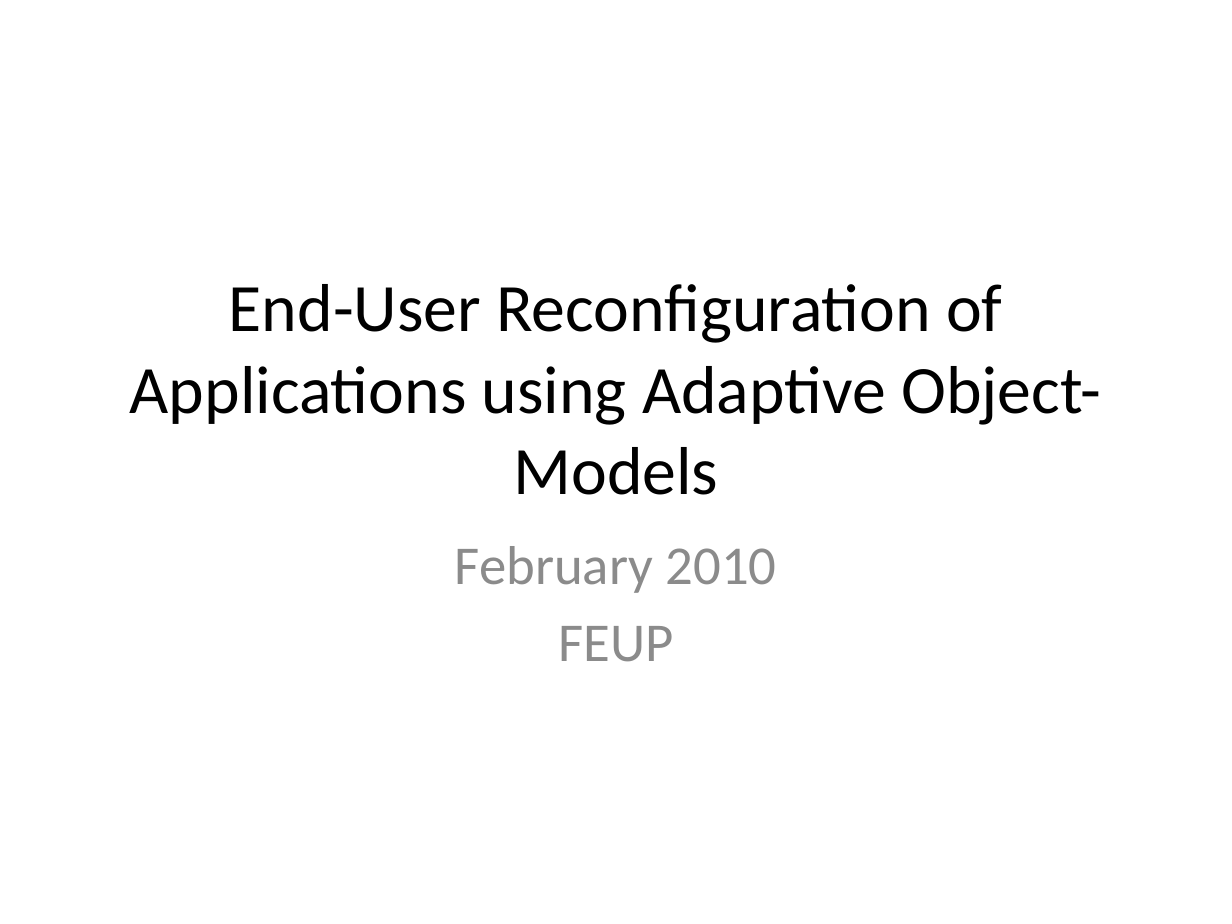
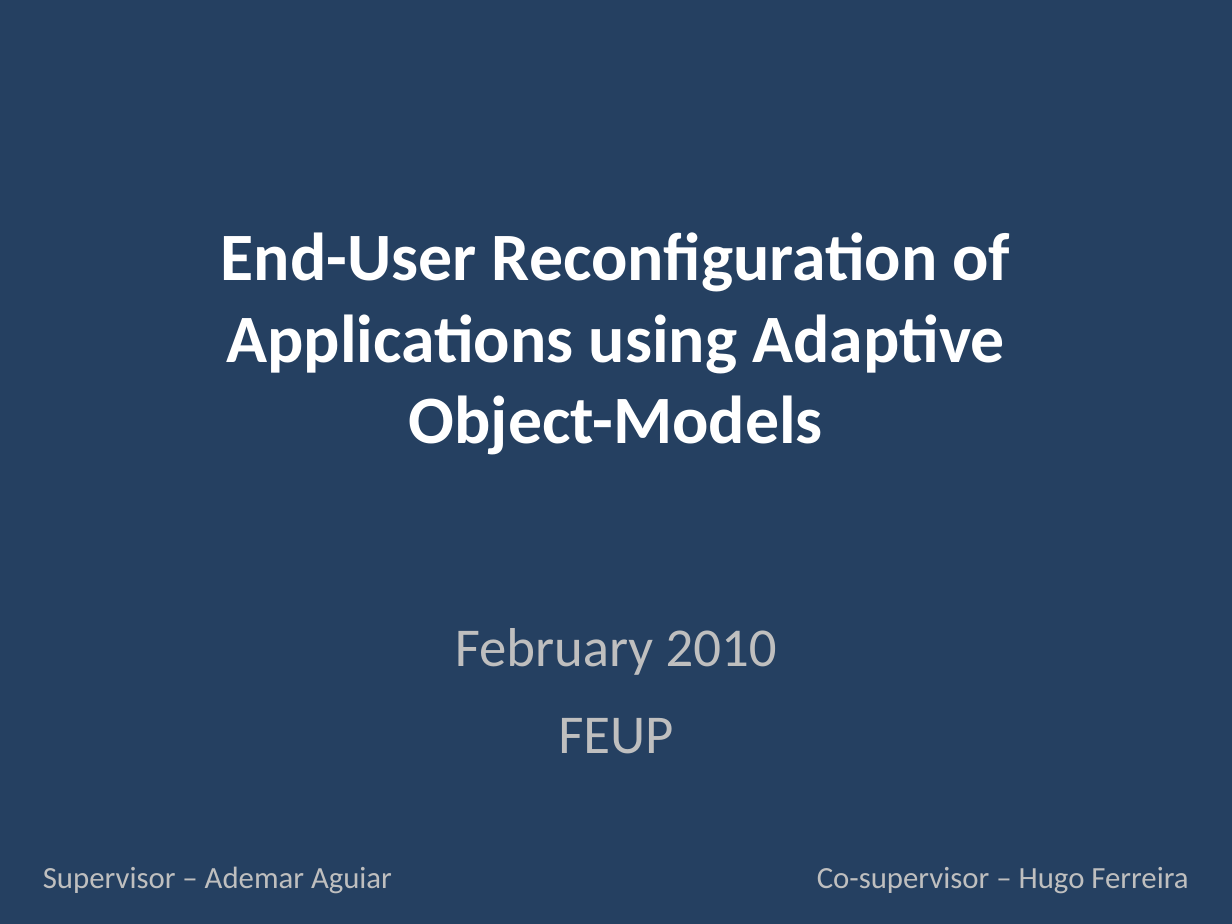
Before and after one commit to jgradim/thesis, a slide deck: slide 1 of presentations/pdis1.pptx. Drawn at 1232x924 pixels with LibreOffice and Linux fonts; fonts in the diff are those of the drawing. Boxes give left, top, right and bottom in pixels: in the first picture for what was removed or moved away, otherwise in the second. Text is boxed around its words. In the diff, an @@ line names an element or a change of style, - is before the commit and + after.

```diff
--- a/presentations/pdis1.pptx
+++ b/presentations/pdis1.pptx
@@ background #FFFFFF to #254061 @@
@@ title "End-User Reconfiguration of Applications using ...": place and size @@
-title "End-User Reconfiguration of Applications using ..." at [130, 284, 1101, 495]
+title "End-User Reconfiguration of Applications using ..." at [221, 232, 1011, 455]
@@ title "End-User Reconfiguration of Applications using ..." at [221, 232, 1011, 455]: text colour #000000 to #FFFFFF, bold on @@
@@ subtitle "February 2010": place and size @@
-subtitle "February 2010" at [455, 546, 777, 662]
+subtitle "February 2010" at [455, 628, 777, 754]
@@ subtitle "February 2010" at [455, 628, 777, 754]: text colour #8C8C8C to #BFBFBF; more space between paragraphs @@
@@ text added at [43, 866, 392, 894], 18 pt, text #BFBFBF @@
+Supervisor – Ademar Aguiar
@@ text added at [817, 867, 1188, 894], 18 pt, text #BFBFBF @@
+Co-supervisor – Hugo Ferreira
```
Also in this commit, not shown: 9 other slides changed, 1 other file.
